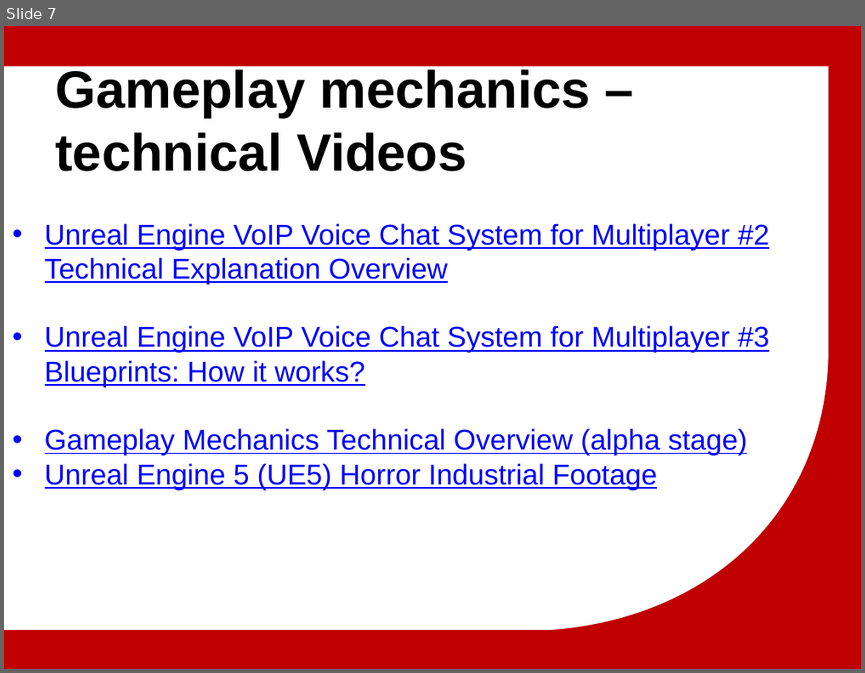
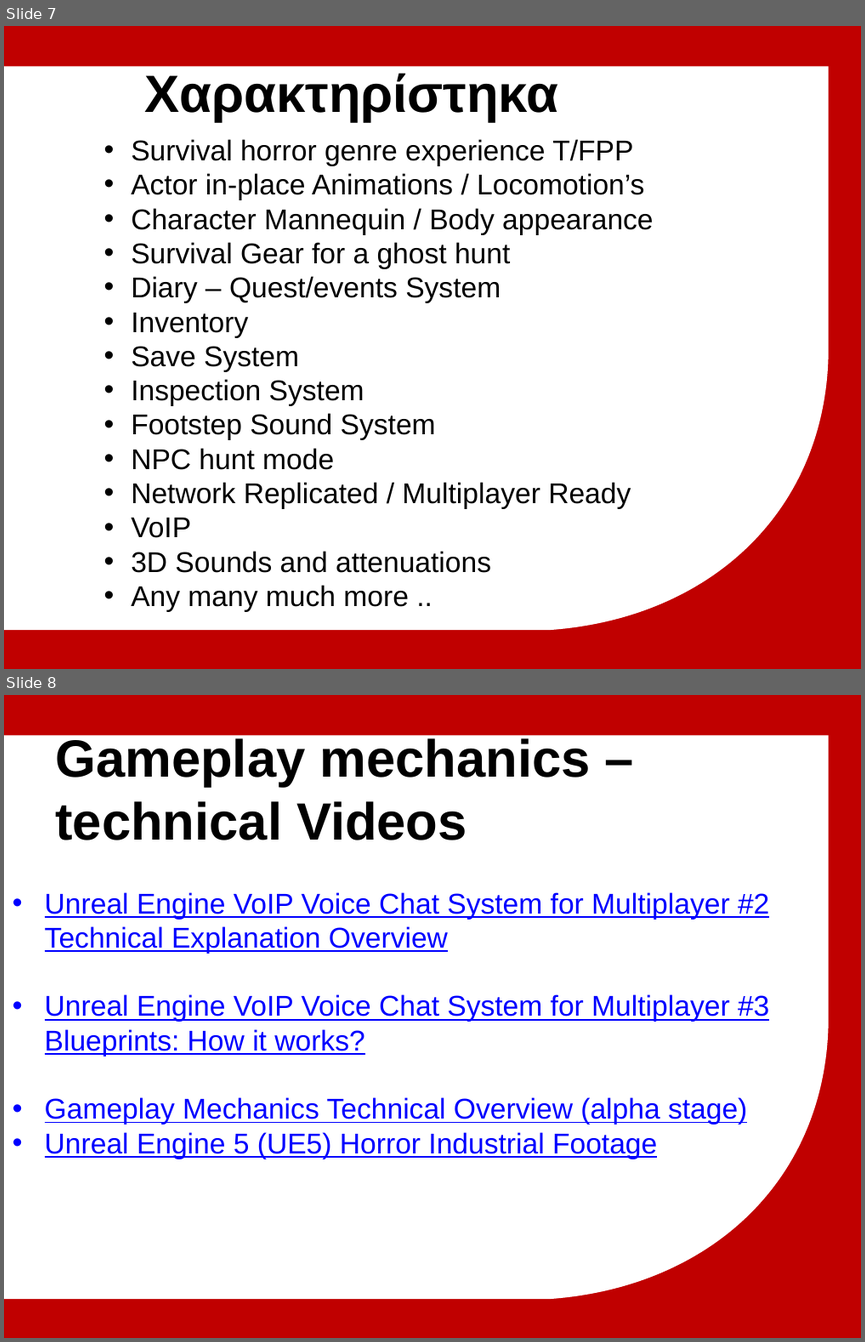
Before and after one commit to michailmarkou1995/BSc-Computer-Science-Projects, a slide deck: MENTAL WEALTH PROFESSIONAL LIFE 3 (PROJECT) (CN6000)/Research_Thesis_Main/Μητροπολιτικό Κολλέγιο_ΣΕΚΦ[Μιχαηλ Μαρκου] Advanced multiplayer game mechanics.pptx. Shown one above the other, each under a label of ours: slide 7 before the commit, slides 7 and 8 after it. The pictures are 865x673 and 865x1342 pixels, drawn with LibreOffice and Linux fonts; fonts in the diff are those of the drawing; background and template pictures are left out. Boxes give left, top, right and bottom in pixels: in the first picture for what was removed or moved away, otherwise in the second. Text is boxed around its words. In the diff, an @@ line names an element or a change of style, - is before the commit and + after.

```diff
--- a/MENTAL WEALTH PROFESSIONAL LIFE 3 (PROJECT) (CN6000)/Research_Thesis_Main/Μητροπολιτικό Κολλέγιο_ΣΕΚΦ[Μιχαηλ Μαρκου] Advanced multiplayer game mechanics.pptx
+++ b/MENTAL WEALTH PROFESSIONAL LIFE 3 (PROJECT) (CN6000)/Research_Thesis_Main/Μητροπολιτικό Κολλέγιο_ΣΕΚΦ[Μιχαηλ Μαρκου] Advanced multiplayer game mechanics.pptx
@@ slide 7 added at (4,26,861,669), background #C00000; not listed: 1 template element that a slide beside it also shows @@
@@ text added at (145,73,559,122), 44 pt, text #000000, bold @@
+Χαρακτηρίστηκα
@@ text added at (131,139,653,612), 24 pt, text #000000 @@
+• Survival horror genre experience T/FPP
+• Actor in-place Animations / Locomotion’s
+• Character Mannequin / Body appearance
+• Survival Gear for a ghost hunt
+• Diary – Quest/events System
+• Inventory
+• Save System
+• Inspection System
+• Footstep Sound System
+• NPC hunt mode
+• Network Replicated / Multiplayer Ready
+• VoIP
+• 3D Sounds and attenuations
+• Any many much more ..
@@ what was slide 7 is now slide 8 @@
```
Also in this commit, not shown: 1 slide changed.
